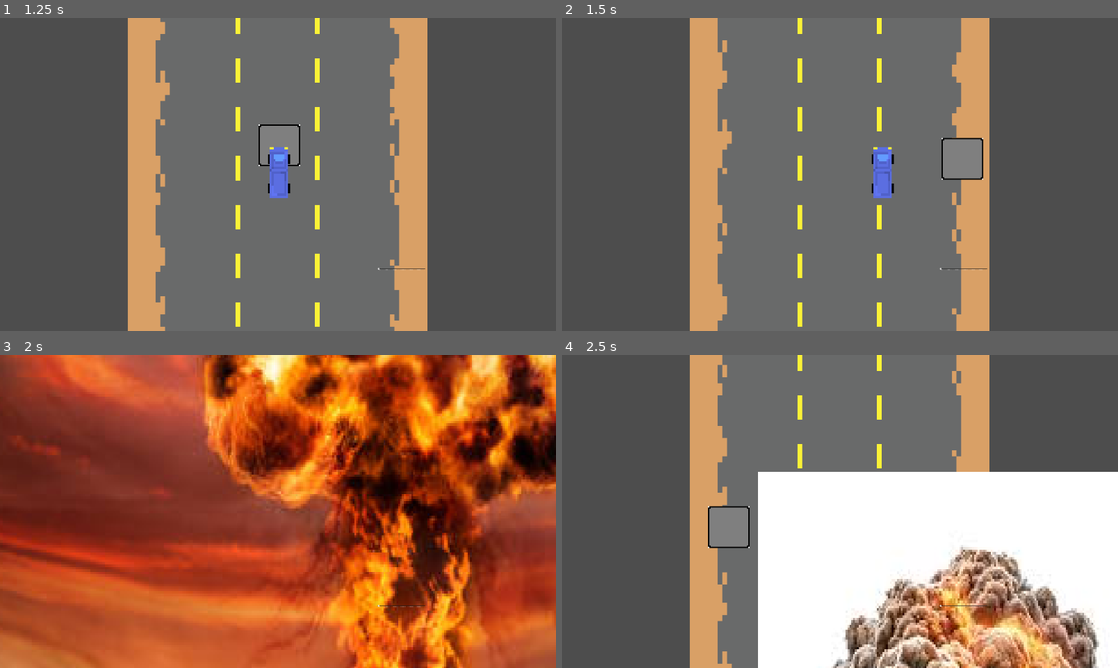
Above: before the commit, frames 1-4 (two rows, left to right).
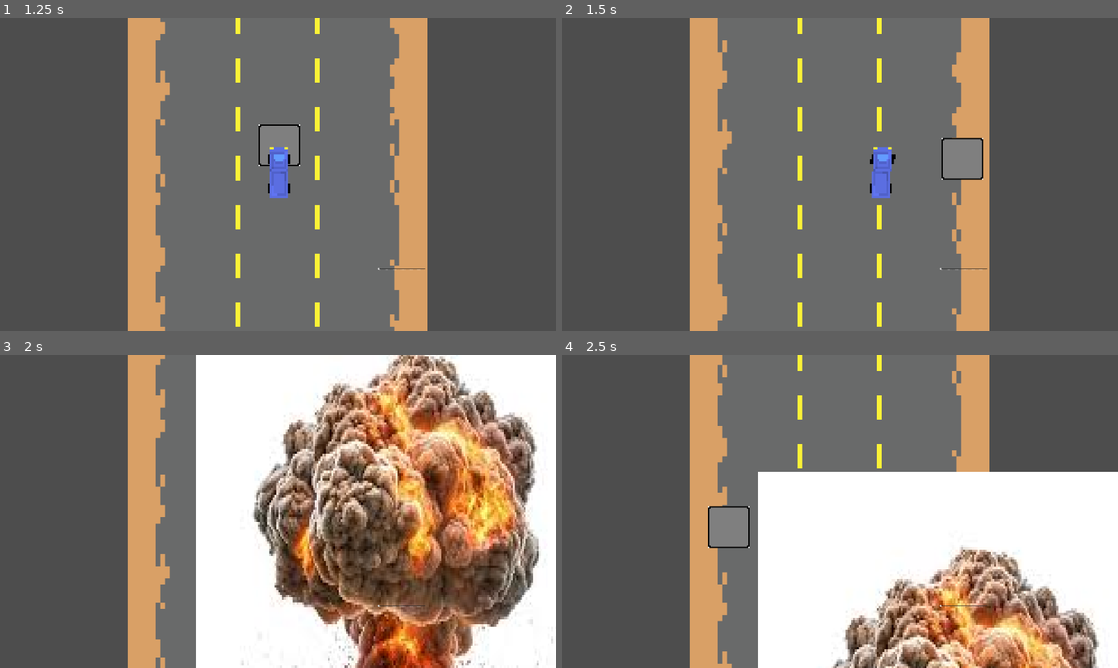
Above: after the commit, the same moments.

Repository: MurpMR/big_sexy_car
Game: Godot game, scene res://scenes/menu.tscn
Two runs of this game, one before a commit and one after it. Both use one fixed random seed, a clock stepped at 60 frames per second and the inputs below. The engine's default icon, where the game draws it, is replaced by a stand-in: a white triangle on a blue panel in a dark square. Sound files missing from this copy of the repository are replaced by a short silence.
Inputs (mouse positions are in pixels of both pictures, inside the frame that each line leads up to):
- Up to frame 1 (1.25 s): click "Play" at 0.5 s
- Up to frame 2 (1.5 s): tap Enter (ui_accept) at 1.25 s; move the mouse to (962, 158) at 1.27 s; hold Right (ui_right) from 1.28 s (still down)
- Up to frame 3 (2 s): keep holding Right (ui_right); tap Enter (ui_accept) at 1.52 s
- Up to frame 4 (2.5 s): keep holding Right (ui_right); move the mouse to (728, 527) at 2.02 s; tap Enter (ui_accept) at 2.27 s

Frame 1 is identical in both runs. In frame 2, 0.1% of the frame differs, in the area x 55-60%, y 43-58%; in frame 3, 99%, in the area x 0-100%, y 0-100%; in frame 4, nothing differs.
Error before the commit: Parse Error: Expected identifier after "." for attribute access. (res://scenes/radio2.gd:29)

Commit message:
skskfkhdlkhfslkhg

Diff:
--- a/new-game-project/scenes/MainCar.tscn
+++ b/new-game-project/scenes/MainCar.tscn
@@ -13,6 +13,70 @@
 atlas = ExtResource("2_hla4y")
 region = Rect2(0, 0, 16, 32)
 
+[sub_resource type="AtlasTexture" id="AtlasTexture_hla4y"]
+atlas = ExtResource("2_hla4y")
+region = Rect2(48, 0, 16, 32)
+
+[sub_resource type="AtlasTexture" id="AtlasTexture_mjhc2"]
+atlas = ExtResource("2_hla4y")
+region = Rect2(32, 0, 16, 32)
+
+[sub_resource type="AtlasTexture" id="AtlasTexture_lvu63"]
+atlas = ExtResource("2_hla4y")
+region = Rect2(16, 0, 16, 32)
+
+[sub_resource type="AtlasTexture" id="AtlasTexture_gusrc"]
+atlas = ExtResource("2_hla4y")
+region = Rect2(0, 0, 16, 32)
+
+[sub_resource type="AtlasTexture" id="AtlasTexture_wjdcu"]
+atlas = ExtResource("2_hla4y")
+region = Rect2(48, 32, 16, 32)
+
+[sub_resource type="AtlasTexture" id="AtlasTexture_8ptkw"]
+atlas = ExtResource("2_hla4y")
+region = Rect2(32, 32, 16, 32)
+
+[sub_resource type="AtlasTexture" id="AtlasTexture_fvjqi"]
+atlas = ExtResource("2_hla4y")
+region = Rect2(16, 32, 16, 32)
+
+[sub_resource type="AtlasTexture" id="AtlasTexture_5tl1d"]
+atlas = ExtResource("2_hla4y")
+region = Rect2(0, 32, 16, 32)
+
+[sub_resource type="AtlasTexture" id="AtlasTexture_lvf45"]
+atlas = ExtResource("2_hla4y")
+region = Rect2(0, 0, 16, 32)
+
+[sub_resource type="AtlasTexture" id="AtlasTexture_dmjkp"]
+atlas = ExtResource("2_hla4y")
+region = Rect2(16, 0, 16, 32)
+
+[sub_resource type="AtlasTexture" id="AtlasTexture_w5gsc"]
+atlas = ExtResource("2_hla4y")
+region = Rect2(32, 0, 16, 32)
+
+[sub_resource type="AtlasTexture" id="AtlasTexture_evejb"]
+atlas = ExtResource("2_hla4y")
+region = Rect2(48, 0, 16, 32)
+
+[sub_resource type="AtlasTexture" id="AtlasTexture_we34p"]
+atlas = ExtResource("2_hla4y")
+region = Rect2(0, 32, 16, 32)
+
+[sub_resource type="AtlasTexture" id="AtlasTexture_ufx10"]
+atlas = ExtResource("2_hla4y")
+region = Rect2(16, 32, 16, 32)
+
+[sub_resource type="AtlasTexture" id="AtlasTexture_gdfrs"]
+atlas = ExtResource("2_hla4y")
+region = Rect2(32, 32, 16, 32)
+
+[sub_resource type="AtlasTexture" id="AtlasTexture_iki2x"]
+atlas = ExtResource("2_hla4y")
+region = Rect2(48, 32, 16, 32)
+
 [sub_resource type="SpriteFrames" id="SpriteFrames_dmjkp"]
 animations = [{
 "frames": [{
@@ -32,6 +96,74 @@
 }],
 "loop": false,
 "name": &"die",
+"speed": 5.0
+}, {
+"frames": [{
+"duration": 1.0,
+"texture": SubResource("AtlasTexture_hla4y")
+}, {
+"duration": 1.0,
+"texture": SubResource("AtlasTexture_mjhc2")
+}, {
+"duration": 1.0,
+"texture": SubResource("AtlasTexture_lvu63")
+}, {
+"duration": 1.0,
+"texture": SubResource("AtlasTexture_gusrc")
+}],
+"loop": false,
+"name": &"endLeft",
+"speed": 5.0
+}, {
+"frames": [{
+"duration": 1.0,
+"texture": SubResource("AtlasTexture_wjdcu")
+}, {
+"duration": 1.0,
+"texture": SubResource("AtlasTexture_8ptkw")
+}, {
+"duration": 1.0,
+"texture": SubResource("AtlasTexture_fvjqi")
+}, {
+"duration": 1.0,
+"texture": SubResource("AtlasTexture_5tl1d")
+}],
+"loop": false,
+"name": &"endRight",
+"speed": 5.0
+}, {
+"frames": [{
+"duration": 1.0,
+"texture": SubResource("AtlasTexture_lvf45")
+}, {
+"duration": 1.0,
+"texture": SubResource("AtlasTexture_dmjkp")
+}, {
+"duration": 1.0,
+"texture": SubResource("AtlasTexture_w5gsc")
+}, {
+"duration": 1.0,
+"texture": SubResource("AtlasTexture_evejb")
+}],
+"loop": false,
+"name": &"startLeft",
+"speed": 5.0
+}, {
+"frames": [{
+"duration": 1.0,
+"texture": SubResource("AtlasTexture_we34p")
+}, {
+"duration": 1.0,
+"texture": SubResource("AtlasTexture_ufx10")
+}, {
+"duration": 1.0,
+"texture": SubResource("AtlasTexture_gdfrs")
+}, {
+"duration": 1.0,
+"texture": SubResource("AtlasTexture_iki2x")
+}],
+"loop": false,
+"name": &"startRight",
 "speed": 5.0
 }]
 
@@ -51,6 +183,7 @@
 scale = Vector2(14.062502, 18.65625)
 sprite_frames = SubResource("SpriteFrames_dmjkp")
 autoplay = "default"
+speed_scale = 2.0
 
 [node name="CollisionShape2D" type="CollisionShape2D" parent="."]
 shape = SubResource("RectangleShape2D_w5gsc")
--- a/new-game-project/scenes/radio2.gd
+++ b/new-game-project/scenes/radio2.gd
@@ -1,7 +1,6 @@
 extends Node2D
 
 var music
-var music2
 var alerts
 var music_n
 var alerts_n
@@ -13,7 +12,6 @@
 # Called when the node enters the scene tree for the first time.
 func _ready() -> void:
 	music    = $Music.get_children()
-	music2    = $Music.get_children()
 	alerts   = $Alert.get_children()
 	music_n  = $Music.get_child_count()
 	alerts_n = $Alert.get_child_count()
@@ -24,10 +22,16 @@
 	volume = value
 	print(volume)
 	if(volume<20):
-		music[music_i].volume_db=-volume*2
+		music[music_i].volume_linear=(20-volume)/20
+		music[music_i+1].set_stream_paused(true)
+		music[music_i].set_stream_paused(false)
 	if(volume>20):
-		music[music_i].
-		music2[(music_i+1)%len(music)].volume_db=volume-40
+		music[music_i].set_stream_paused(true)
+		if(music[(music_i+1)%len(music)].has_stream_playback()):
+			music[(music_i+1)%len(music)].set_stream_paused(false)
+		else:
+			music[(music_i+1)%len(music)].play()
+		music[(music_i+1)%len(music)].volume_db=volume-40
 
 
 
--- a/new-game-project/scripts/main_car.gd
+++ b/new-game-project/scripts/main_car.gd
@@ -7,6 +7,8 @@
 var has_exploded = false
 @export var bottom: Marker2D
 @export var top: Marker2D
+var turnRight = false;
+var turnLeft = false;
 
 
 func _physics_process(delta: float) -> void:
@@ -32,6 +34,20 @@
 	velocity *= SPEED
 	velocity *= 1/delta
 
+	if Input.is_action_pressed("ui_right") and !turnLeft and !turnRight:
+		$AnimatedSprite2D.play("startRight");
+		turnRight = true;
+	elif Input.is_action_pressed("ui_left") and !turnRight and !turnLeft:
+		$AnimatedSprite2D.play("startLeft");
+		turnLeft = true;
+
+
+	if Input.is_action_just_released("ui_right") and turnRight:
+		$AnimatedSprite2D.play("endRight");
+		turnRight = false;
+	elif Input.is_action_just_released("ui_left") and turnLeft:
+		$AnimatedSprite2D.play("endLeft");
+		turnLeft = false;
 
 	if velocity.y < -MAX_Y_SPEED/delta:
 		velocity.y = -MAX_Y_SPEED/delta
Not shown: 1 places in new-game-project/scenes/MainCar.tscn that only renumber resources
